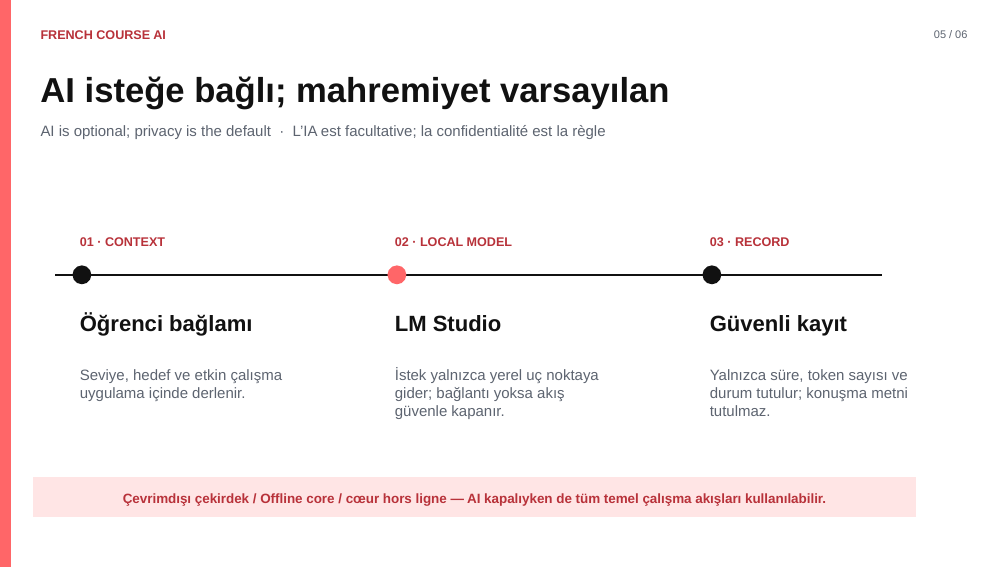
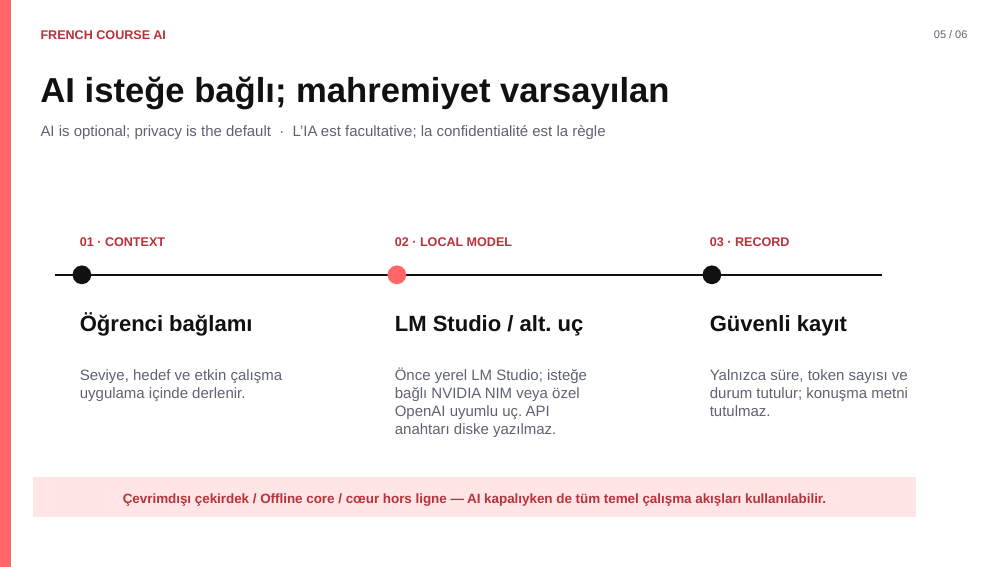
Before and after one commit to Azizsekerdil/FrenchCourseAI, a slide deck: slide 5 of docs/presentation/French-Course-AI-Trilingual.pptx. Drawn at 1008x567 pixels with LibreOffice and Linux fonts; fonts in the diff are those of the drawing. Boxes give left, top, right and bottom in pixels: in the first picture for what was removed or moved away, otherwise in the second. Text is boxed around its words. In the diff, an @@ line names an element or a change of style, - is before the commit and + after.

```diff
--- a/docs/presentation/French-Course-AI-Trilingual.pptx
+++ b/docs/presentation/French-Course-AI-Trilingual.pptx
@@ text at [395, 315, 584, 336]: text changed @@
-LM Studio
+LM Studio / alt. uç
@@ text at [395, 368, 587, 437]: text changed @@
-İstek yalnızca yerel uç noktaya gider; bağlantı yoksa akış güvenle kapanır.
+Önce yerel LM Studio; isteğe bağlı NVIDIA NIM veya özel OpenAI uyumlu uç. API anahtarı diske yazılmaz.
```
Also in this commit, not shown: 1 other slide changed, 2 other files.
